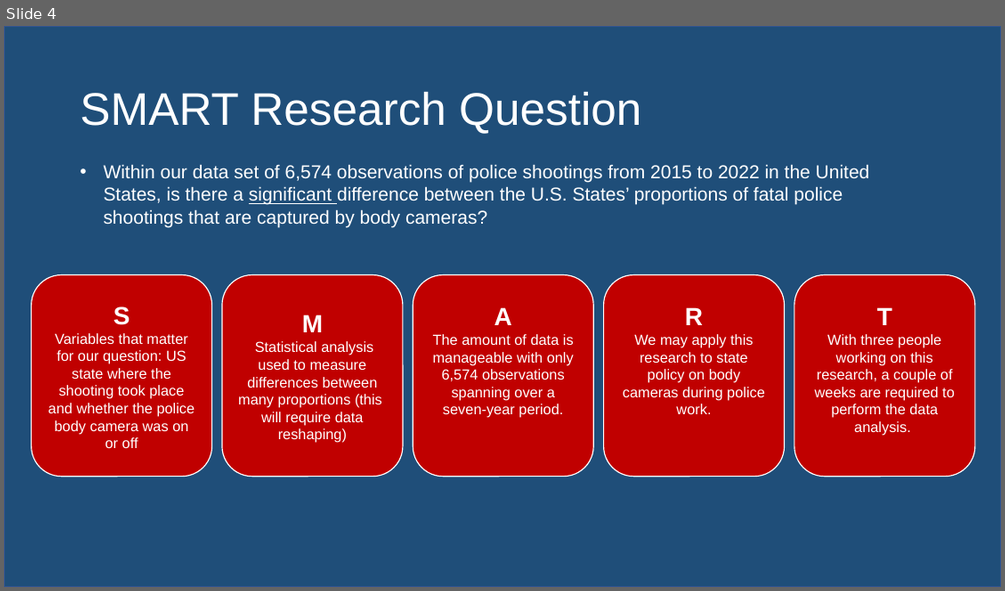
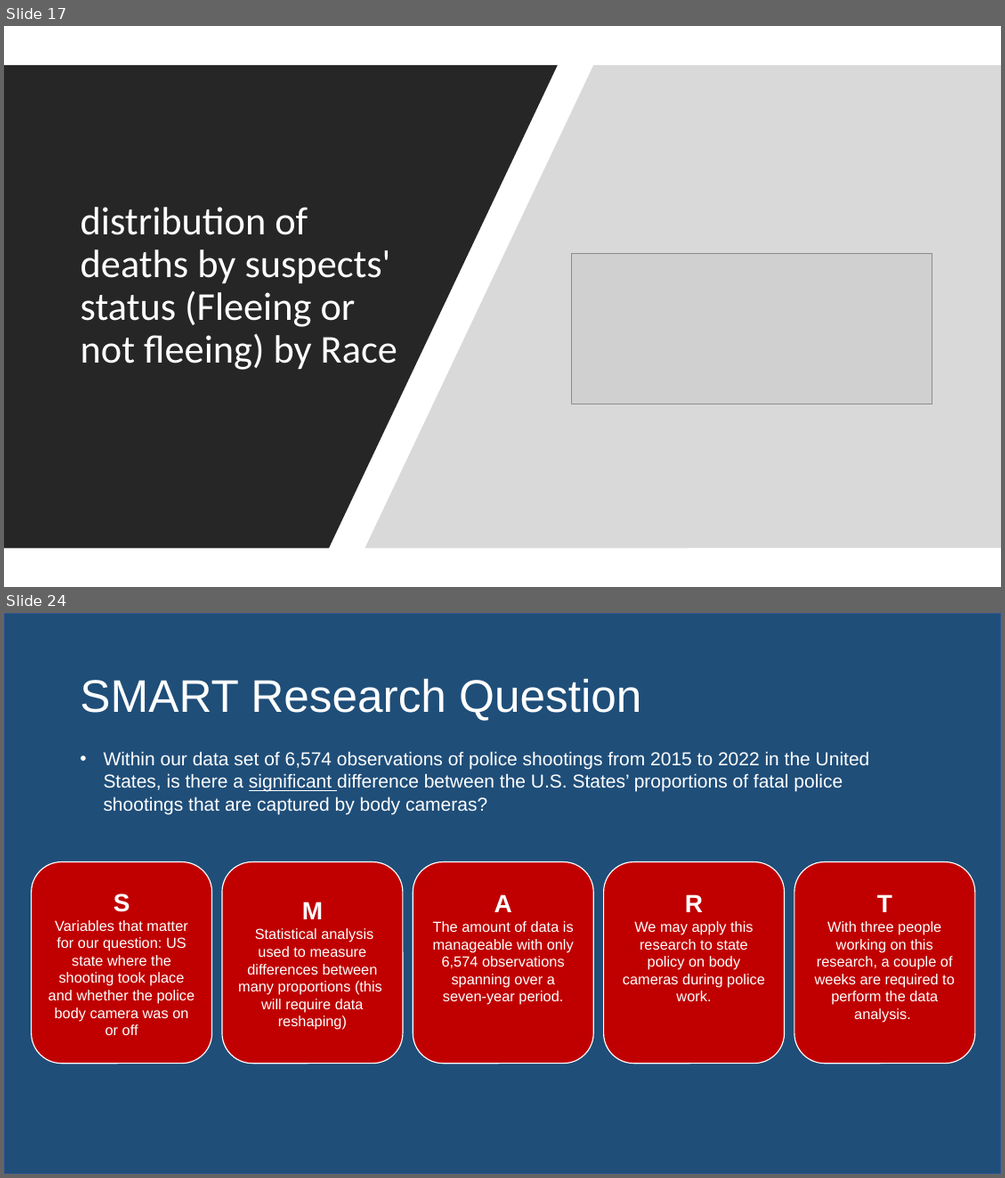
Before and after one commit to awinkhater/Dats6101_Team3, a slide deck: PPT for Intro to Data Science.pptx. Shown one above the other, each under a label of ours: slide 4 before the commit, slides 17 and 24 after it; the slides between them are not shown. The pictures are 1005x591 and 1005x1178 pixels, drawn with LibreOffice and Linux fonts; fonts in the diff are those of the drawing; grey boxes stand for pictures. Boxes give left, top, right and bottom in pixels: in the first picture for what was removed or moved away, otherwise in the second. Text is boxed around its words. In the diff, an @@ line names an element or a change of style, - is before the commit and + after.

```diff
--- a/PPT for Intro to Data Science.pptx
+++ b/PPT for Intro to Data Science.pptx
@@ slide 17 added at box(4, 26, 1001, 587), background #FFFFFF @@
@@ freeform shape added at box(4, 65, 558, 548), fill #262626 @@
@@ freeform shape added at box(365, 65, 1001, 548), fill #B4B4B4 at 50% opacity @@
@@ title added at box(81, 207, 397, 370), 38 pt, text #FFFFFF @@
+distribution of deaths by suspects' status (Fleeing or not fleeing) by Race
@@ picture added at box(572, 253, 933, 404) @@
@@ what was slide 4 is now slide 24 @@
```
Also in this commit, not shown: 20 other slides added, 1 slide removed.
